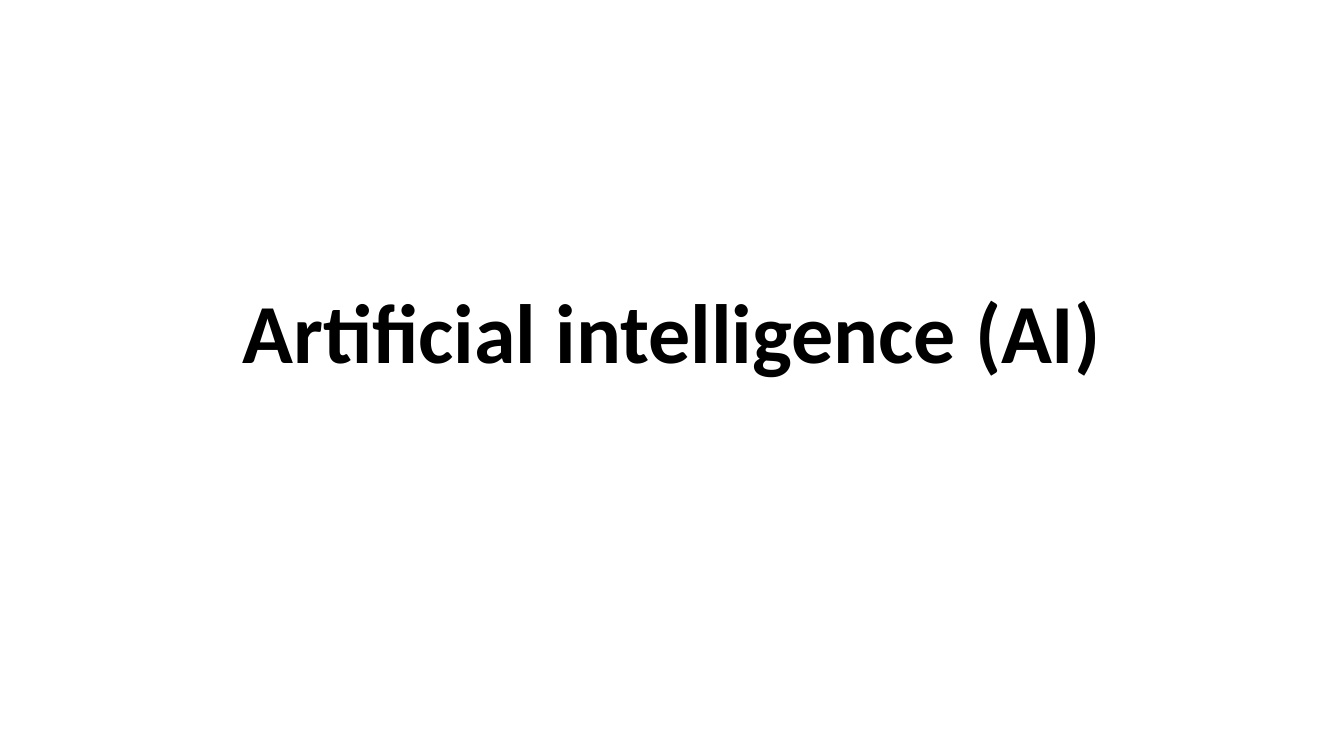
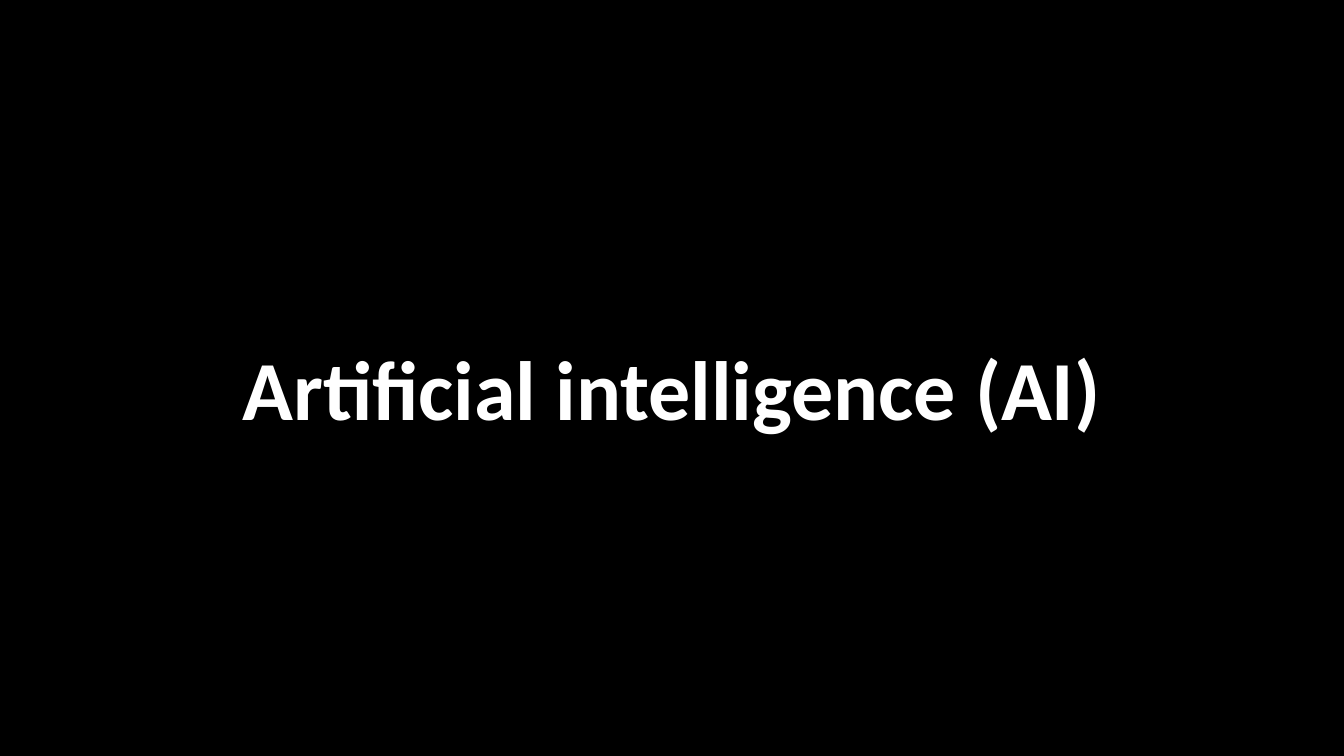
Before and after one commit to TomTom148/TomTom148.github.io, a slide deck: slide 1 of AI-Presentation.pptx. Drawn at 1344x756 pixels with LibreOffice and Linux fonts; fonts in the diff are those of the drawing; background and template pictures are left out. Boxes give left, top, right and bottom in pixels: in the first picture for what was removed or moved away, otherwise in the second. Text is boxed around its words. In the diff, an @@ line names an element or a change of style, - is before the commit and + after.

```diff
--- a/AI-Presentation.pptx
+++ b/AI-Presentation.pptx
@@ background #FFFFFF to picture (left out) @@
@@ title "Artificial intelligence (AI)" at (243,358,1100,435): text colour #000000 to #FFFFFF @@
```
Also in this commit, not shown: 3 other slides changed, 4 slides added, 1 slide removed, 1 other file.
